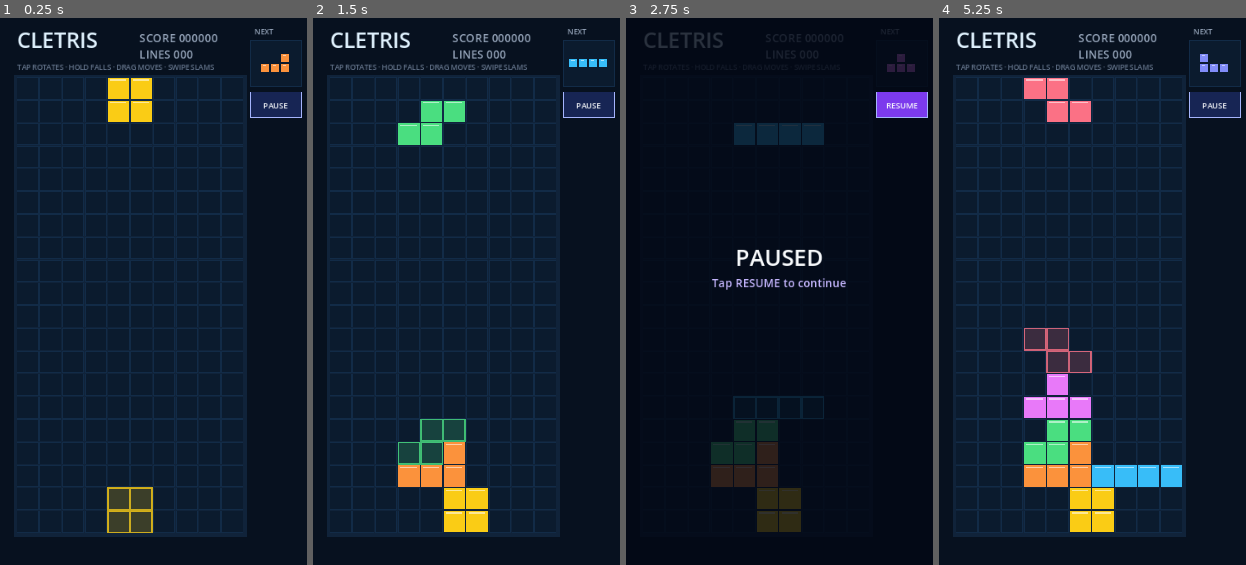
Above: before the commit, frames 1-4 (left to right).
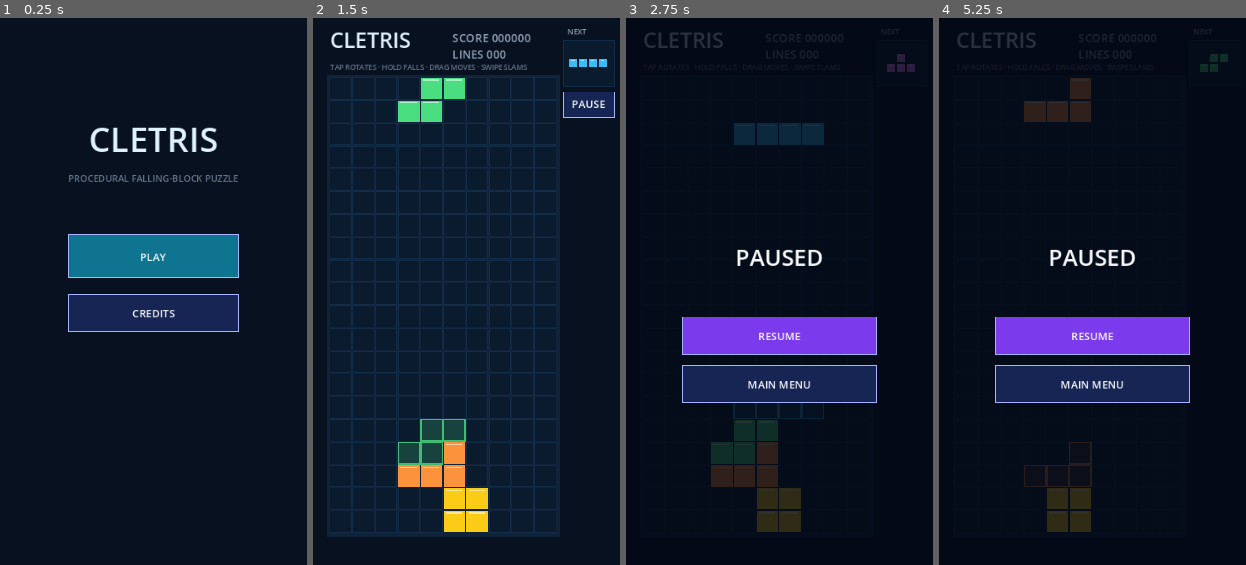
Above: after the commit, the same moments.

Repository: CodeyWinslow/cletris
Game: Godot game, scene res://scenes/main.tscn
Two runs of this game, one before a commit and one after it. Both use one fixed random seed, a clock stepped at 60 frames per second and the inputs below.
Inputs (mouse positions are in pixels of both pictures, inside the frame that each line leads up to):
- Up to frame 1 (0.25 s): no input
- Up to frame 2 (1.5 s): tap Enter at 0.5, 0.6 s; move the mouse to (534, 264) at 0.52 s; hold Right 0.53-1.25 s; click (534, 264) at 0.67 s; tap Space at 0.77, 1.07 s; tap Keypad Enter at 0.8 s; drag from (405, 318) to (451, 400) at 1.27 s
- Up to frame 3 (2.75 s): move the mouse to (810, 171) at 2.02 s; hold Right from 2.03 s (still down); tap C at 2.1 s; tap P at 2.3 s
- Up to frame 4 (5.25 s): release Right at 2.75 s; tap Space at 2.75, 3.77, 4.07, 5, 5.1 s; drag from (1077, 400) to (1000, 209) at 2.77 s; tap Enter at 3.5 s; move the mouse to (1184, 373) at 3.52 s; hold Left 3.53-4.25 s; tap M at 3.6 s; tap R at 3.8 s; tap Escape at 4.15 s; drag from (1000, 209) to (1046, 154) at 4.27 s; move the mouse to (1107, 291) at 5.02 s; hold Down from 5.03 s (still down); click (1107, 291) at 5.17 s

The runs differ from the first frame. In frame 1, 25% of the frame differs, in the area x 4-99%, y 2-95%; in frame 2, 1.8%; in frame 3, 10%; in frame 4, 30%.

Commit message:
Add app shell and main menu

Diff:
--- a/scripts/main.gd
+++ b/scripts/main.gd
@@ -8,6 +8,11 @@
 const PREVIEW_CELL := 14.0
 const PAUSE_BUTTON := Rect2(352, 104, 72, 36)
 const PAUSE_OVERLAY := Rect2(Vector2.ZERO, Vector2(432, 768))
+const PAUSE_RESUME_BUTTON := Rect2(80, 420, 272, 52)
+const PAUSE_MENU_BUTTON := Rect2(80, 488, 272, 52)
+const MENU_PLAY_BUTTON := Rect2(96, 304, 240, 60)
+const MENU_CREDITS_BUTTON := Rect2(96, 388, 240, 52)
+const CREDITS_BACK_BUTTON := Rect2(96, 620, 240, 52)
 const TAP_MAX_TRAVEL := 20.0
 const HORIZONTAL_DRAG_STEP := 24.0
 const SLAM_SWIPE_DISTANCE := 72.0
@@ -15,7 +20,10 @@
 const HOLD_GRAVITY_SECONDS := 0.06
 const COLORS := [Color("000000"), Color("38bdf8"), Color("818cf8"), Color("fb923c"), Color("facc15"), Color("4ade80"), Color("e879f9"), Color("fb7185")]
 
+enum AppScreen { MAIN_MENU, GAME, CREDITS }
+
 var rules = Rules.new()
+var screen := AppScreen.MAIN_MENU
 var gravity_elapsed := 0.0
 var gravity_seconds := 0.65
 var touch_active := false
@@ -26,11 +34,10 @@
 var paused := false
 
 func _ready() -> void:
-	rules.new_game(20260824)
 	queue_redraw()
 
 func _process(delta: float) -> void:
-	if paused or rules.game_over:
+	if screen != AppScreen.GAME or paused or rules.game_over:
 		return
 	if touch_active:
 		touch_elapsed += delta
@@ -43,40 +50,71 @@
 
 func _input(event: InputEvent) -> void:
 	if event is InputEventKey and event.pressed and not event.echo:
-		if event.keycode == KEY_P or event.keycode == KEY_ESCAPE:
-			_toggle_pause()
-			return
-		if paused:
-			return
-		if event.keycode == KEY_LEFT:
-			rules.try_move(Vector2i.LEFT)
-		elif event.keycode == KEY_RIGHT:
-			rules.try_move(Vector2i.RIGHT)
-		elif event.keycode == KEY_UP:
-			rules.try_rotate_clockwise()
-		elif event.keycode == KEY_DOWN:
-			rules.step_down()
-		elif event.keycode == KEY_SPACE:
-			rules.hard_drop()
-		elif event.keycode == KEY_R:
-			rules.new_game(rules.seed)
-		queue_redraw()
+		_handle_key(event.keycode)
+		return
 	if event is InputEventScreenTouch:
 		_handle_screen_touch(event)
 	elif event is InputEventScreenDrag:
 		_handle_screen_drag(event)
 
+func _handle_key(keycode: int) -> void:
+	if screen == AppScreen.MAIN_MENU:
+		if keycode == KEY_ENTER or keycode == KEY_KP_ENTER or keycode == KEY_SPACE:
+			_start_game()
+		elif keycode == KEY_C:
+			_show_credits()
+		return
+	if screen == AppScreen.CREDITS:
+		if keycode == KEY_ESCAPE or keycode == KEY_ENTER or keycode == KEY_KP_ENTER:
+			_show_main_menu()
+		return
+	if keycode == KEY_P or keycode == KEY_ESCAPE:
+		_toggle_pause()
+		return
+	if paused:
+		if keycode == KEY_M:
+			_show_main_menu()
+		return
+	if keycode == KEY_LEFT:
+		rules.try_move(Vector2i.LEFT)
+	elif keycode == KEY_RIGHT:
+		rules.try_move(Vector2i.RIGHT)
+	elif keycode == KEY_UP:
+		rules.try_rotate_clockwise()
+	elif keycode == KEY_DOWN:
+		rules.step_down()
+	elif keycode == KEY_SPACE:
+		rules.hard_drop()
+	elif keycode == KEY_R:
+		rules.new_game(rules.seed)
+	gravity_elapsed = 0.0
+	queue_redraw()
+
 func _handle_screen_touch(event: InputEventScreenTouch) -> void:
+	if screen == AppScreen.MAIN_MENU:
+		if event.pressed and MENU_PLAY_BUTTON.has_point(event.position):
+			_start_game()
+		elif event.pressed and MENU_CREDITS_BUTTON.has_point(event.position):
+			_show_credits()
+		return
+	if screen == AppScreen.CREDITS:
+		if event.pressed and CREDITS_BACK_BUTTON.has_point(event.position):
+			_show_main_menu()
+		return
 	if event.pressed:
-		if not rules.game_over and PAUSE_BUTTON.has_point(event.position):
+		if paused and PAUSE_RESUME_BUTTON.has_point(event.position):
 			_toggle_pause()
 			return
+		if paused and PAUSE_MENU_BUTTON.has_point(event.position):
+			_show_main_menu()
+			return
+		if not paused and not rules.game_over and PAUSE_BUTTON.has_point(event.position):
+			_toggle_pause()
+			return
 		if paused:
 			return
 		if rules.game_over:
-			rules.new_game(rules.seed)
-			paused = false
-			queue_redraw()
+			_start_game()
 			return
 		touch_active = true
 		touch_start = event.position
@@ -113,10 +151,31 @@
 		queue_redraw()
 
 func _toggle_pause() -> void:
-	if rules.game_over:
+	if screen != AppScreen.GAME or rules.game_over:
 		return
 	paused = not paused
 	_cancel_touch_gesture()
+	queue_redraw()
+
+func _start_game() -> void:
+	rules.new_game(20260824)
+	gravity_elapsed = 0.0
+	paused = false
+	_cancel_touch_gesture()
+	screen = AppScreen.GAME
+	queue_redraw()
+
+func _show_main_menu() -> void:
+	paused = false
+	_cancel_touch_gesture()
+	rules = Rules.new()
+	gravity_elapsed = 0.0
+	screen = AppScreen.MAIN_MENU
+	queue_redraw()
+
+func _show_credits() -> void:
+	_cancel_touch_gesture()
+	screen = AppScreen.CREDITS
 	queue_redraw()
 
 func _cancel_touch_gesture() -> void:
@@ -127,6 +186,27 @@
 
 func _draw() -> void:
 	draw_rect(Rect2(Vector2.ZERO, Vector2(432, 768)), Color("07111f"))
+	if screen == AppScreen.MAIN_MENU:
+		_draw_main_menu()
+	elif screen == AppScreen.CREDITS:
+		_draw_credits()
+	else:
+		_draw_game()
+
+func _draw_main_menu() -> void:
+	draw_string(ThemeDB.fallback_font, Vector2(24, 188), "CLETRIS", HORIZONTAL_ALIGNMENT_CENTER, 384, 48, Color("e0f2fe"))
+	draw_string(ThemeDB.fallback_font, Vector2(24, 230), "PROCEDURAL FALLING-BLOCK PUZZLE", HORIZONTAL_ALIGNMENT_CENTER, 384, 13, Color("64748b"))
+	_draw_shell_button(MENU_PLAY_BUTTON, "PLAY", Color("0e7490"))
+	_draw_shell_button(MENU_CREDITS_BUTTON, "CREDITS", Color("172554"))
+
+func _draw_credits() -> void:
+	draw_string(ThemeDB.fallback_font, Vector2(24, 130), "CREDITS", HORIZONTAL_ALIGNMENT_CENTER, 384, 32, Color("e0f2fe"))
+	draw_string(ThemeDB.fallback_font, Vector2(48, 240), "CLETRIS", HORIZONTAL_ALIGNMENT_CENTER, 336, 24, Color("7dd3fc"))
+	draw_string(ThemeDB.fallback_font, Vector2(48, 282), "An original procedural puzzle game", HORIZONTAL_ALIGNMENT_CENTER, 336, 16, Color("cbd5e1"))
+	draw_string(ThemeDB.fallback_font, Vector2(48, 318), "Built with deterministic GDScript rules", HORIZONTAL_ALIGNMENT_CENTER, 336, 14, Color("94a3b8"))
+	_draw_shell_button(CREDITS_BACK_BUTTON, "BACK", Color("172554"))
+
+func _draw_game() -> void:
 	draw_string(ThemeDB.fallback_font, Vector2(24, 42), "CLETRIS", HORIZONTAL_ALIGNMENT_LEFT, -1, 30, Color("e0f2fe"))
 	draw_string(ThemeDB.fallback_font, Vector2(196, 34), "SCORE %06d" % rules.score, HORIZONTAL_ALIGNMENT_LEFT, -1, 16, Color("94a3b8"))
 	draw_string(ThemeDB.fallback_font, Vector2(196, 57), "LINES %03d" % rules.lines, HORIZONTAL_ALIGNMENT_LEFT, -1, 16, Color("94a3b8"))
@@ -147,20 +227,22 @@
 		draw_string(ThemeDB.fallback_font, Vector2(72, 400), "Tap anywhere to restart", HORIZONTAL_ALIGNMENT_LEFT, -1, 17, Color("7dd3fc"))
 	elif paused:
 		_draw_pause_overlay()
-	if not rules.game_over:
+	if not rules.game_over and not paused:
 		_draw_pause_button()
 
 func _draw_pause_button() -> void:
-	var fill := Color("7c3aed") if paused else Color("172554")
-	var label := "RESUME" if paused else "PAUSE"
-	draw_rect(PAUSE_BUTTON, fill, true)
-	draw_rect(PAUSE_BUTTON, Color("a5b4fc"), false, 1.0)
-	draw_string(ThemeDB.fallback_font, PAUSE_BUTTON.position + Vector2(0, 23), label, HORIZONTAL_ALIGNMENT_CENTER, PAUSE_BUTTON.size.x, 11, Color("f8fafc"))
+	_draw_shell_button(PAUSE_BUTTON, "PAUSE", Color("172554"))
 
 func _draw_pause_overlay() -> void:
 	draw_rect(PAUSE_OVERLAY, Color(0.01, 0.03, 0.08, 0.82), true)
 	draw_string(ThemeDB.fallback_font, Vector2(0, 348), "PAUSED", HORIZONTAL_ALIGNMENT_CENTER, 432, 32, Color("f8fafc"))
-	draw_string(ThemeDB.fallback_font, Vector2(0, 378), "Tap RESUME to continue", HORIZONTAL_ALIGNMENT_CENTER, 432, 16, Color("c4b5fd"))
+	_draw_shell_button(PAUSE_RESUME_BUTTON, "RESUME", Color("7c3aed"))
+	_draw_shell_button(PAUSE_MENU_BUTTON, "MAIN MENU", Color("172554"))
+
+func _draw_shell_button(rect: Rect2, label: String, fill: Color) -> void:
+	draw_rect(rect, fill, true)
+	draw_rect(rect, Color("a5b4fc"), false, 1.0)
+	draw_string(ThemeDB.fallback_font, rect.position + Vector2(0, rect.size.y * 0.62), label, HORIZONTAL_ALIGNMENT_CENTER, rect.size.x, 15, Color("f8fafc"))
 
 func _draw_ghost_piece() -> void:
 	if rules.active.is_empty():
Not shown, changed: docs/ARCHITECTURE.md
Not shown, changed: docs/GAME_SPEC.md
